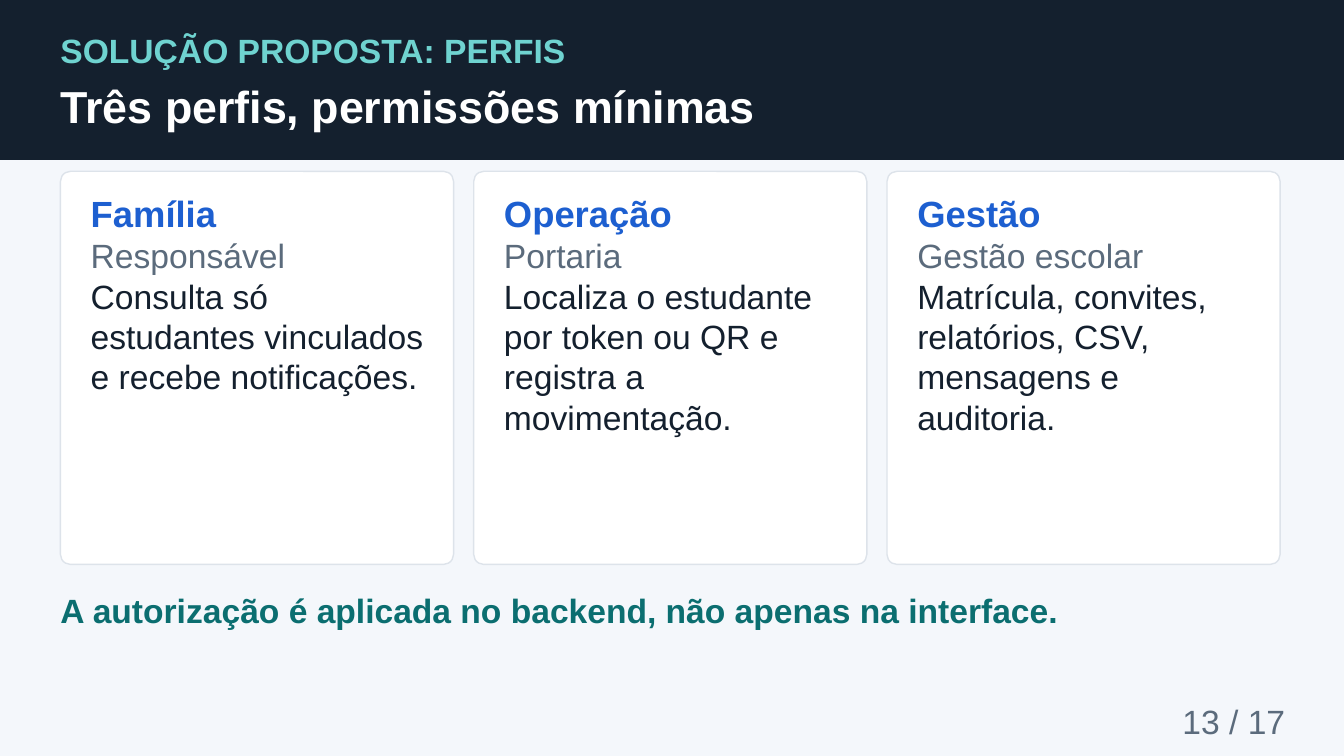
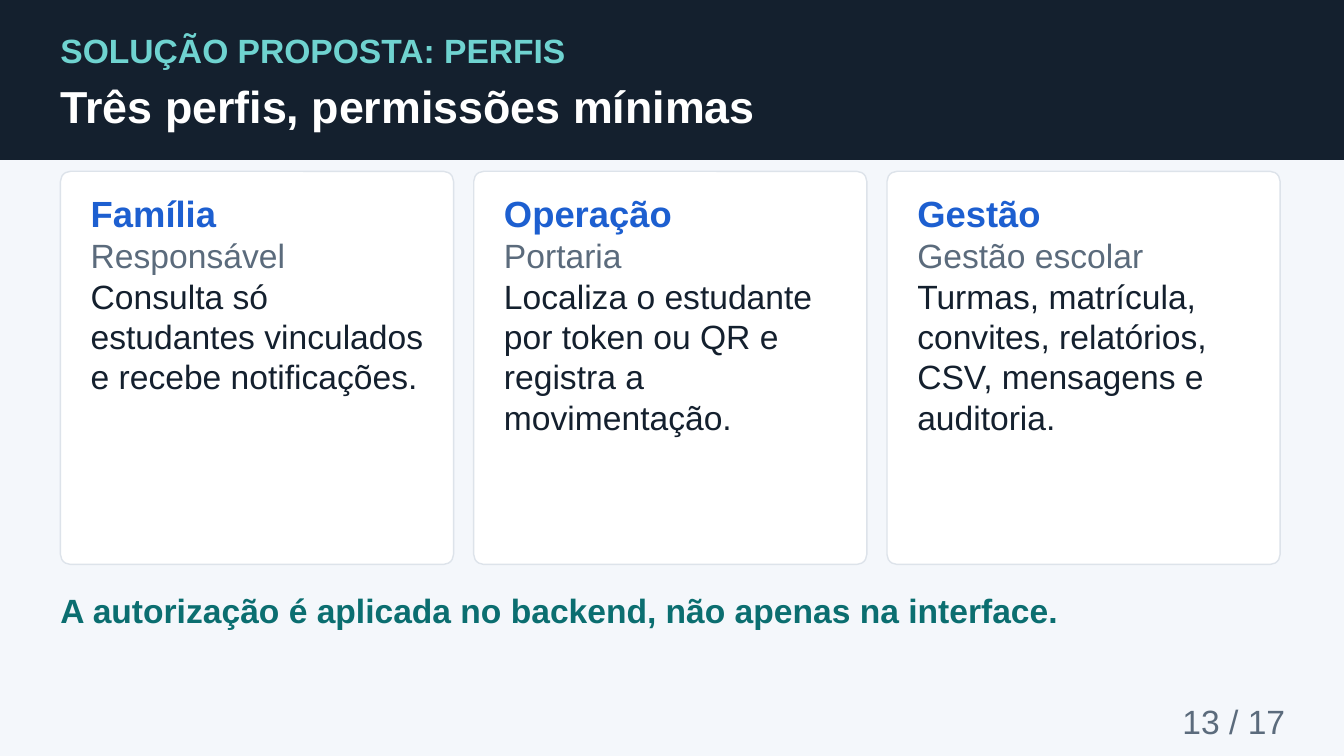
Before and after one commit to richaferreira/Safe_Student, a slide deck: slide 13 of 08_Apresentacao_Final_Safe_Student.pptx. Drawn at 1344x756 pixels with LibreOffice and Linux fonts; fonts in the diff are those of the drawing; background and template pictures are left out. Boxes give left, top, right and bottom in pixels: in the first picture for what was removed or moved away, otherwise in the second. Text is boxed around its words. In the diff, an @@ line names an element or a change of style, - is before the commit and + after.

```diff
--- a/08_Apresentacao_Final_Safe_Student.pptx
+++ b/08_Apresentacao_Final_Safe_Student.pptx
@@ text at <box>917,284,1206,431</box>: text changed @@
-Matrícula, convites, relatórios, CSV, mensagens e auditoria.
+Turmas, matrícula, convites, relatórios, CSV, mensagens e auditoria.
```
Also in this commit, not shown: 1 other slide changed, 14 other files.
